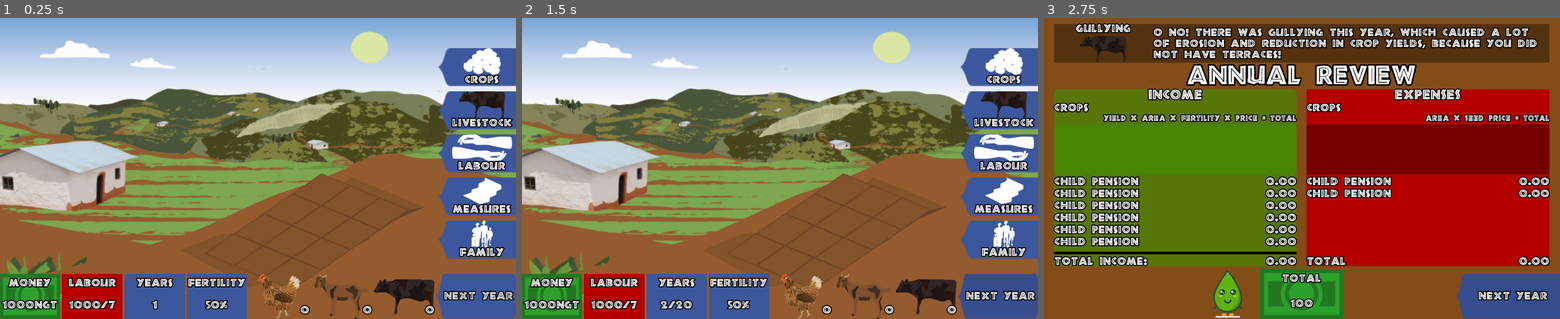
Above: before the commit, frames 1-3 (left to right).
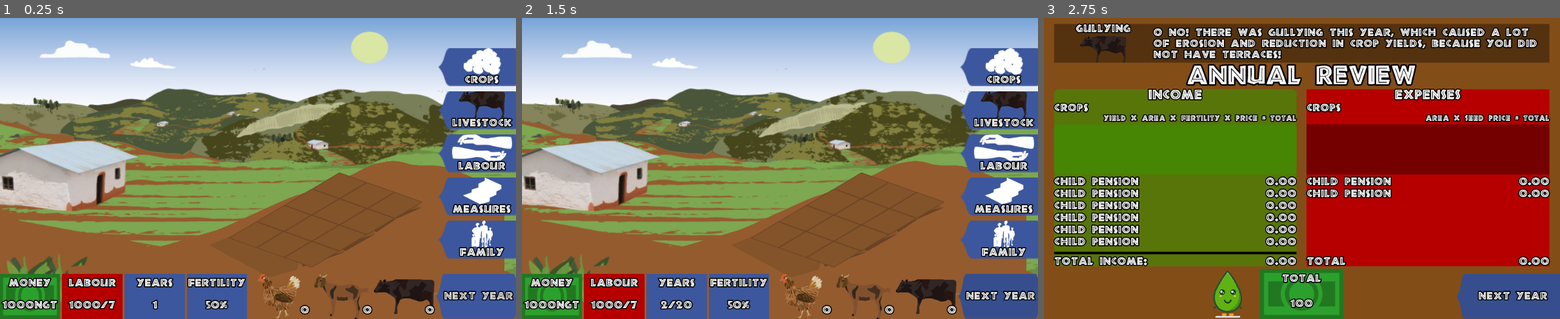
Above: after the commit, the same moments.

Repository: feefladder/ahf
Game: Godot game, scene res://scenes/field/main.tscn
Same seed, same stepped clock (60 frames per second), same inputs: the game is played once before the commit and once after it.
Inputs:
- Up to frame 1 (0.25 s): no input
- Up to frame 2 (1.5 s): click "next year" at 0.5 s; click "next year" at 1.25 s
- Up to frame 3 (2.75 s): click "next year" at 2 s

The runs differ from the first frame. In frame 1, 1.9% of the frame differs, in the area x 7-100%, y 44-92%; in frame 2, 1.9%; in frame 3, nothing differs.

Commit message:
state machine for terraces working

Diff:
--- a/resources/animals/03_cow.tres
+++ b/resources/animals/03_cow.tres
@@ -20,5 +20,5 @@
 yearly_expenses = 0.0
 yearly_revenue = 0.0
 water_use = 0.0
-spawn_point = Vector2( 0, 0 )
+spawn_point = Vector2( 0, -5 )
 scale = Vector2( 0.3, 0.3 )
--- a/resources/measures/01_terraces.tres
+++ b/resources/measures/01_terraces.tres
@@ -1,25 +1,12 @@
-[gd_resource type="Resource" load_steps=9 format=2]
+[gd_resource type="Resource" load_steps=8 format=2]
 
 [ext_resource path="res://scripts/resources/field_resources/measure_resource.gd" type="Script" id=1]
 [ext_resource path="res://assets/field/tile_terrace.png" type="Texture" id=2]
-[ext_resource path="res://assets/field/Measures/tile_terrace.png" type="Texture" id=3]
+[ext_resource path="res://scenes/field/measures/terrace_collision.tscn" type="PackedScene" id=3]
 [ext_resource path="res://scripts/measures/terrace/terrace_empty.gd" type="Script" id=4]
 [ext_resource path="res://scripts/measures/terrace/terrace_incomplete_row.gd" type="Script" id=5]
 [ext_resource path="res://scripts/measures/terrace/terrace_working.gd" type="Script" id=6]
 [ext_resource path="res://scripts/measures/terrace/terrace_completed_row.gd" type="Script" id=7]
-
-[sub_resource type="PackedScene" id=1]
-_bundled = {
-"conn_count": 0,
-"conns": PoolIntArray(  ),
-"editable_instances": [  ],
-"names": PoolStringArray( "Terrace", "Sprite", "texture" ),
-"node_count": 1,
-"node_paths": [  ],
-"nodes": PoolIntArray( -1, -1, 1, 0, -1, 1, 2, 0, 0 ),
-"variants": [ ExtResource( 3 ) ],
-"version": 2
-}
 
 [resource]
 resource_name = "terraces"
@@ -37,7 +24,7 @@
 erosion_reduction = 50.0
 fertility_increase = 0.0
 salinity_effect = 0.0
-scene = SubResource( 1 )
+scene = ExtResource( 3 )
 states = {
 "completed_row": ExtResource( 7 ),
 "incomplete": ExtResource( 5 ),
--- /dev/null
+++ b/scenes/field/Background.gd
@@ -0,0 +1,4 @@
+extends Sprite
+
+func _process(_delta):
+    scale = OS.get_real_window_size() / texture.get_size()
--- a/scenes/field/field_block.tscn
+++ b/scenes/field/field_block.tscn
@@ -1,11 +1,8 @@
-[gd_scene load_steps=8 format=2]
+[gd_scene load_steps=5 format=2]
 
-[ext_resource path="res://scenes/field/measures/irrigation_connector.tscn" type="PackedScene" id=1]
 [ext_resource path="res://assets/field/tile_slope.png" type="Texture" id=2]
-[ext_resource path="res://scenes/field/measures/grass_strips.tscn" type="PackedScene" id=3]
 [ext_resource path="res://assets/field/Crops/tomato.png" type="Texture" id=5]
 [ext_resource path="res://scripts/field/field_block.gd" type="Script" id=6]
-[ext_resource path="res://scenes/field/measures/irrigation.tscn" type="PackedScene" id=7]
 [ext_resource path="res://scenes/field/slope_collision.tscn" type="PackedScene" id=8]
 
 [node name="FieldBlockCollisionArea" type="Area2D"]
@@ -16,15 +13,10 @@
 [node name="SoilSprite" type="Sprite" parent="SoilPoly"]
 texture = ExtResource( 2 )
 
-[node name="Connector" parent="." instance=ExtResource( 1 )]
-
-[node name="Grass strips" parent="." instance=ExtResource( 3 )]
-
 [node name="Crop" type="Sprite" parent="."]
 visible = false
 position = Vector2( -9.88501, 3.21301 )
 scale = Vector2( 0.440594, 0.440594 )
+z_index = 1
 texture = ExtResource( 5 )
 offset = Vector2( 0, -160 )
-
-[node name="Irrigation" parent="." instance=ExtResource( 7 )]
--- a/scenes/field/main.tscn
+++ b/scenes/field/main.tscn
@@ -24,6 +24,7 @@
 [ext_resource path="res://assets/UI/Buttons/icon_family.png" type="Texture" id=22]
 [ext_resource path="res://assets/animals/cow.png" type="Texture" id=23]
 [ext_resource path="res://scripts/UI/stat.gd" type="Script" id=24]
+[ext_resource path="res://scenes/field/Background.gd" type="Script" id=25]
 [ext_resource path="res://resources/animals/03_cow.tres" type="Resource" id=26]
 [ext_resource path="res://scripts/UI/toggle_menu/tab_menu.gd" type="Script" id=27]
 [ext_resource path="res://assets/field/field.png" type="Texture" id=28]
@@ -66,32 +67,32 @@
 [node name="ResourceLoader" type="Node"]
 script = ExtResource( 10 )
 
-[node name="Background" type="TextureRect" parent="."]
-anchor_right = 1.0
-anchor_bottom = 1.0
-mouse_filter = 2
-input_pass_on_modal_close_click = false
+[node name="Background" type="Sprite" parent="."]
+show_behind_parent = true
+scale = Vector2( 1.48986, 1.26539 )
+z_index = -3
 texture = ExtResource( 20 )
-expand = true
-__meta__ = {
-"_edit_use_anchors_": false
-}
-
-[node name="Animals" type="YSort" parent="."]
-position = Vector2( 341, 381 )
+centered = false
+region_rect = Rect2( 0, 0, 1000, 1000 )
+script = ExtResource( 25 )
+
+[node name="Animals" type="YSort" parent="Background"]
+position = Vector2( 218.813, 311.366 )
 script = ExtResource( 21 )
 
-[node name="Hill" type="Sprite" parent="."]
-position = Vector2( 534, 411 )
-scale = Vector2( 0.339849, 0.29375 )
+[node name="Hill" type="Sprite" parent="Background"]
+position = Vector2( 382.588, 320.059 )
+scale = Vector2( 0.2, 0.2 )
 texture = ExtResource( 28 )
 
-[node name="Field" type="YSort" parent="."]
-position = Vector2( 580, 510 )
+[node name="Field" type="YSort" parent="Background"]
+position = Vector2( 416.819, 369.846 )
+scale = Vector2( 0.8, 0.8 )
+z_index = 1
 script = ExtResource( 17 )
 summary = SubResource( 4 )
 field_resource = ExtResource( 41 )
-state_controller_path = NodePath("../StateController")
+state_controller_path = NodePath("../../StateController")
 
 [node name="StateController" type="Control" parent="."]
 anchor_right = 1.0
@@ -115,6 +116,7 @@
 "_edit_use_anchors_": false
 }
 toggle_menu_path = NodePath("CropsBuyMenu/ScrollContainer/BuyMenuItemContainer")
+field_path = NodePath("../../Background/Field")
 
 [node name="CropsBuyMenu" type="VBoxContainer" parent="StateController/CropsMenu"]
 anchor_right = 1.0
@@ -225,59 +227,59 @@
 
 [node name="HBoxContainer" type="HBoxContainer" parent="StateController/LabourMenu/VBoxContainer"]
 margin_right = 737.0
-margin_bottom = 94.0
+margin_bottom = 98.0
 size_flags_vertical = 3
 
 [node name="Label" type="Label" parent="StateController/LabourMenu/VBoxContainer/HBoxContainer"]
-margin_top = 37.0
+margin_top = 39.0
 margin_right = 298.0
-margin_bottom = 56.0
+margin_bottom = 58.0
 text = "Take an off-farm job"
 
 [node name="Control" type="Control" parent="StateController/LabourMenu/VBoxContainer/HBoxContainer"]
 margin_left = 302.0
 margin_right = 444.0
-margin_bottom = 94.0
+margin_bottom = 98.0
 size_flags_horizontal = 3
 
 [node name="CheckBox" type="CheckBox" parent="StateController/LabourMenu/VBoxContainer/HBoxContainer"]
 margin_left = 448.0
 margin_right = 590.0
-margin_bottom = 94.0
+margin_bottom = 98.0
 size_flags_horizontal = 3
 
 [node name="Control2" type="Control" parent="StateController/LabourMenu/VBoxContainer/HBoxContainer"]
 margin_left = 594.0
 margin_right = 737.0
-margin_bottom = 94.0
+margin_bottom = 98.0
 size_flags_horizontal = 3
 
 [node name="HBoxContainer2" type="HBoxContainer" parent="StateController/LabourMenu/VBoxContainer"]
-margin_top = 104.0
+margin_top = 103.0
 margin_right = 737.0
-margin_bottom = 199.0
+margin_bottom = 201.0
 size_flags_vertical = 3
 
 [node name="Label" type="Label" parent="StateController/LabourMenu/VBoxContainer/HBoxContainer2"]
-margin_top = 38.0
+margin_top = 39.0
 margin_right = 185.0
-margin_bottom = 57.0
+margin_bottom = 58.0
 text = "hire labourer"
 
 [node name="HBoxContainer3" type="HBoxContainer" parent="StateController/LabourMenu/VBoxContainer"]
-margin_top = 209.0
+margin_top = 206.0
 margin_right = 737.0
-margin_bottom = 303.0
+margin_bottom = 304.0
 size_flags_vertical = 3
 
 [node name="Label" type="Label" parent="StateController/LabourMenu/VBoxContainer/HBoxContainer3"]
-margin_top = 37.0
+margin_top = 39.0
 margin_right = 185.0
-margin_bottom = 56.0
+margin_bottom = 58.0
 text = "hire labourer"
 
 [node name="AnimalMenuItem" parent="StateController/LabourMenu/VBoxContainer" instance=ExtResource( 8 )]
-margin_top = 313.0
+margin_top = 309.0
 margin_bottom = 408.0
 resource = ExtResource( 36 )
 
@@ -299,6 +301,7 @@
 __meta__ = {
 "_edit_use_anchors_": false
 }
+field_path = NodePath("../../Background/Field")
 
 [node name="BuyMenu" type="VBoxContainer" parent="StateController/MeasuresMenu"]
 anchor_right = 1.0
@@ -604,8 +607,8 @@
 margin_bottom = 90.0
 text = "next year"
 script = ExtResource( 34 )
-field_path = NodePath("../../Field")
-animals_path = NodePath("../../Animals")
+field_path = NodePath("../../Background/Field")
+animals_path = NodePath("../../Background/Animals")
 asset_manager_path = NodePath("..")
 
 [node name="ToggleButtonContainer" type="VBoxContainer" parent="."]
@@ -839,6 +842,8 @@
 }
 
 [connection signal="pressed" from="StateController/CropsMenu/CropsBuyMenu/BackButton" to="ToggleButtonContainer" method="deselect"]
+[connection signal="decreased_int_item" from="StateController/LivestockMenu/VBoxContainer" to="Background/Animals" method="_on_decreased_int_item"]
+[connection signal="increased_int_item" from="StateController/LivestockMenu/VBoxContainer" to="Background/Animals" method="_on_increased_int_item"]
 [connection signal="pressed" from="StateController/LivestockMenu/BackButton" to="ToggleButtonContainer" method="deselect"]
 [connection signal="pressed" from="StateController/LabourMenu/BackButton" to="ToggleButtonContainer" method="deselect"]
 [connection signal="pressed" from="StateController/MeasuresMenu/BuyMenu/BackButton" to="ToggleButtonContainer" method="deselect"]
--- a/scenes/field/measures/terrace_collision.tscn
+++ b/scenes/field/measures/terrace_collision.tscn
@@ -2,7 +2,7 @@
 
 [ext_resource path="res://assets/field/Measures/tile_terrace.png" type="Texture" id=1]
 
-[node name="CollisionPolygon2D2" type="CollisionPolygon2D"]
+[node name="CollisionTerrace" type="CollisionPolygon2D"]
 polygon = PoolVector2Array( 0, 31, 0, 15, 56.115, -7.78699, 0.11499, -30.787, -56, -7, -56, 7 )
 
 [node name="Sprite" type="Sprite" parent="."]
--- a/scenes/field/slope_collision.tscn
+++ b/scenes/field/slope_collision.tscn
@@ -6,4 +6,5 @@
 polygon = PoolVector2Array( 0.11499, 31.213, 56.115, -7.78699, 0.11499, -30.787, -55.885, 7.21301 )
 
 [node name="SoilSprite" type="Sprite" parent="."]
+z_index = -1
 texture = ExtResource( 1 )
--- a/scripts/field/field.gd
+++ b/scripts/field/field.gd
@@ -26,9 +26,10 @@
         for y in range(field_resource.size_y):
             var field_block = field_resource.field_block_scene.instance()
             field_block_matrix[x].append(field_block)
-            field_block.position = field_resource.dx*x+field_resource.dy*y
+            field_block.position = (field_resource.dx*x+field_resource.dy*y)*scale
             field_block.x = x
             field_block.y = y
+            field_block.scale = scale
 #            field_block.disable()
             field_block.connect("pressed", state_controller, "_on_fieldblock_pressed")
             field_block.connect("unpressed", state_controller, "_on_fieldblock_unpressed")
--- a/scripts/field/field_block.gd
+++ b/scripts/field/field_block.gd
@@ -29,7 +29,8 @@
     resources.append(a_measure)
     var scene = a_measure.scene.instance()
     add_child(scene)
-    if scene is CollisionObject2D:
+    print(scene is CollisionPolygon2D)
+    if scene is CollisionPolygon2D:
         var sp = $SoilPoly
         remove_child(sp)
         sp.queue_free()
Not shown: 1 places in scenes/field/main.tscn that only renumber resources
